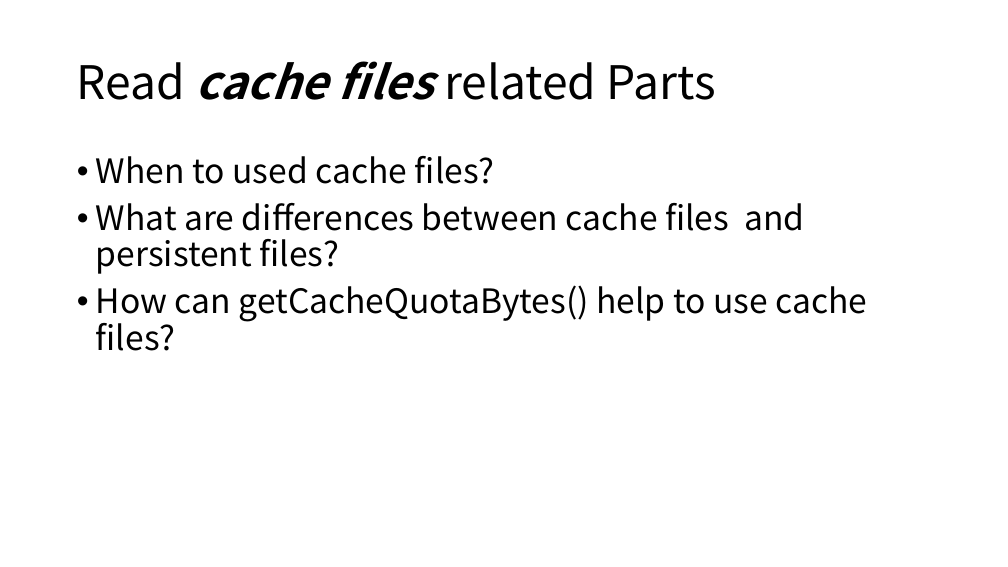
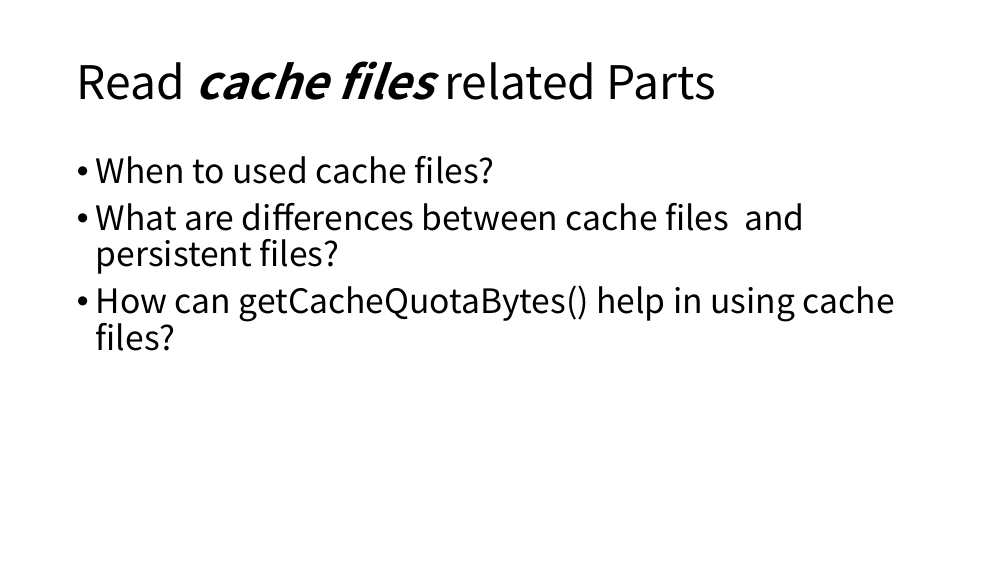
Before and after one commit to tanglw2020/android-class, a slide deck: slide 8 of Android data & files.pptx (slide 7 before the commit). Drawn at 1008x567 pixels with LibreOffice and Linux fonts; fonts in the diff are those of the drawing. Boxes give left, top, right and bottom in pixels: in the first picture for what was removed or moved away, otherwise in the second. Text is boxed around its words. In the diff, an @@ line names an element or a change of style, - is before the commit and + after.

```diff
--- a/Android data & files.pptx
+++ b/Android data & files.pptx
@@ text at bbox=[96, 285, 895, 351]: text changed @@
-• How can getCacheQuotaBytes() help to use cache files?
+• How can getCacheQuotaBytes() help in using cache files?
```
Also in this commit, not shown: 3 other slides changed, 7 slides added, 3 slides removed.
